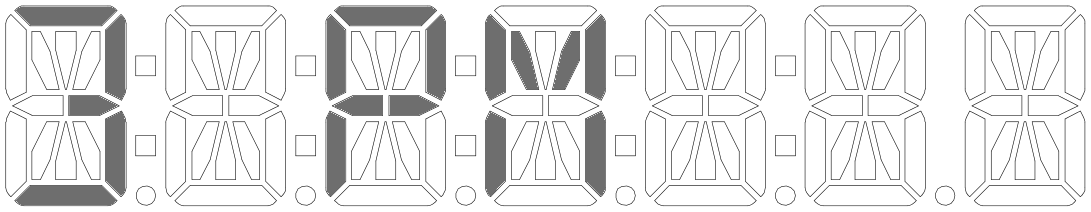
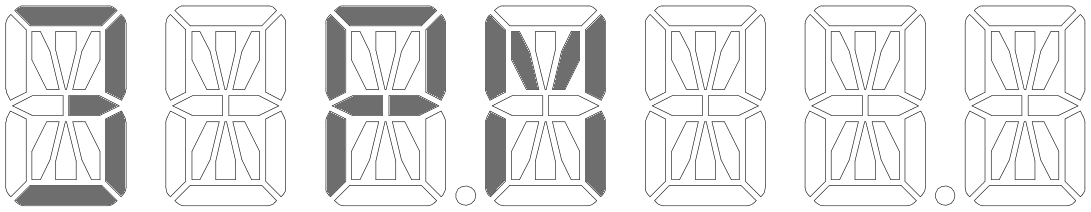
The second (1091, 212) image is a revision of the first. Changes to its layers:
painted on "Pasted Layer" over [135, 55, 796, 206]
